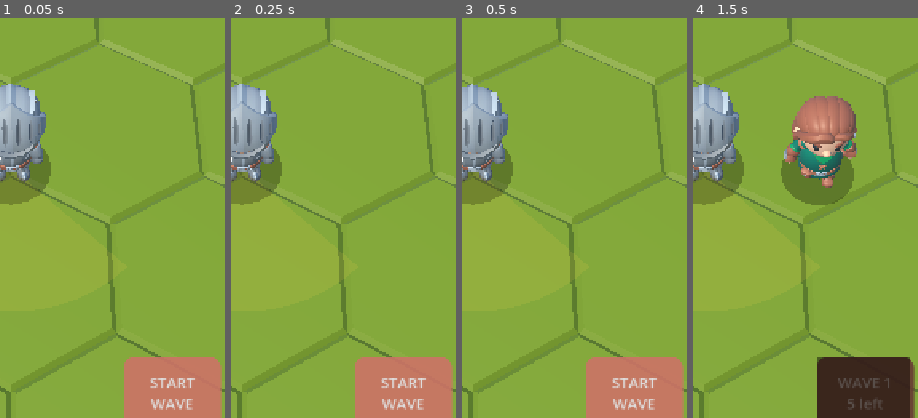
Above: before the commit, frames 1-4 (left to right).
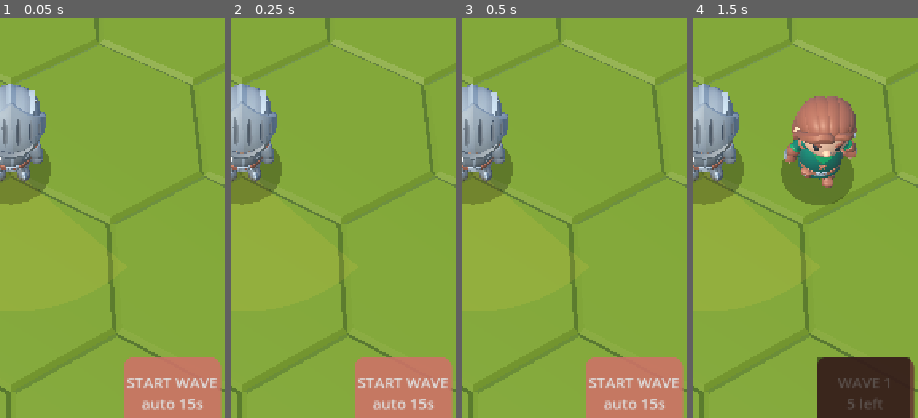
Above: after the commit, the same moments.

Repository: tembugi/town-defender
Game: Godot game, scene res://Main3D.tscn
The game is run twice, just before and just after one commit, with the same random seed, the same clock (stepped at 60 frames per second) and the same inputs.
Inputs:
- Up to frame 1 (0.05 s): no input
- Up to frame 2 (0.25 s): no input
- Up to frame 3 (0.5 s): no input
- Up to frame 4 (1.5 s): click "HIRE WORKER 25g" at 0.5 s; click "START WAVE" (after the commit: "START WAVE auto 14s") at 1.25 s
The pictures show only the part of the screen within x 48-98%, y 35-85%; the shares and areas given below are measured in that part.

The runs differ from the first frame. In frame 1, 1.1% of the frame differs, in the area x 56-97%, y 90-98%; in frame 2, 1.1%; in frame 3, 1.1%; in frame 4, nothing differs.

Commit message:
Enemy variety (3 archetypes) + 15s auto-wave
- Enemies are now data-driven by archetype: minion (grunt), runner (Skeleton_Rogue:
  fast, fragile) and brute (Skeleton_Warrior: slow, tanky, high keep damage, high
  aggro so it ignores the player and rushes the Keep). Per-wave scaling on hp/dmg.
  Waves mix types (runners from wave 2, brutes from wave 3, both rarer).
- The START WAVE button now auto-launches the next wave after 15s if the player
  doesn't, with a live 'auto Ns' countdown shown on the button.

Co-Authored-By: Claude Sonnet 4.6 <noreply@anthropic.com>

Diff:
--- a/scripts/Enemy3D.gd
+++ b/scripts/Enemy3D.gd
@@ -4,7 +4,7 @@
 # A skeleton raider. Walks to the Keep and attacks it; has HP, dies with the
 # death animation, and rewards gold. Uses the skeleton's own Rig_Medium anims.
 
-const CHAR := "res://Models/enemies/Skeleton_Minion.glb"
+const CHAR := "res://Models/enemies/Skeleton_Minion.glb"   # default model
 const CHAR_SCALE := 0.55
 const WALK_REF := 1.5
 const ATTACK_RANGE := 2.2        # vs the (large) Keep
@@ -51,8 +51,10 @@
 	reward = cfg.get("reward", 5)
 	speed = cfg.get("speed", 1.6)
 	aggro_threshold = cfg.get("aggro_threshold", 0.5)
-	model = (load(CHAR) as PackedScene).instantiate()
-	model.scale = Vector3.ONE * CHAR_SCALE
+	var char_path: String = cfg.get("model", CHAR)
+	var char_scale: float = cfg.get("scale", CHAR_SCALE)
+	model = (load(char_path) as PackedScene).instantiate()
+	model.scale = Vector3.ONE * char_scale
 	add_child(model)
 	add_child(Rig.blob_shadow())
 	Rig.make_unit_body(self)
--- a/scripts/Game3D.gd
+++ b/scripts/Game3D.gd
@@ -46,6 +46,15 @@
 const WAVE_CD := 5.0          # seconds between launching waves (can stack waves)
 const SOLDIER_COST := 30
 const NPC_SPEED := 2.1   # ~50% of the player's max speed (4.2)
+const AUTO_WAVE_TIME := 15.0   # auto-launch the next wave if not started within this
+
+# Enemy archetypes (base stats; scaled up per wave). aggro = how much hero damage
+# it takes to turn on the player (brutes largely ignore you and rush the Keep).
+const ENEMY_TYPES := {
+	"minion": {"model": "res://Models/enemies/Skeleton_Minion.glb", "scale": 0.55, "hp": 55.0, "speed": NPC_SPEED, "dmg": 6.0, "reward": 5, "aggro": 0.5},
+	"runner": {"model": "res://Models/enemies/Skeleton_Rogue.glb", "scale": 0.52, "hp": 30.0, "speed": NPC_SPEED * 1.7, "dmg": 4.0, "reward": 6, "aggro": 0.5},
+	"brute": {"model": "res://Models/enemies/Skeleton_Warrior.glb", "scale": 0.64, "hp": 145.0, "speed": NPC_SPEED * 0.62, "dmg": 16.0, "reward": 14, "aggro": 3.0},
+}
 
 var hero: Hero3D
 var cam: Camera3D
@@ -80,6 +89,7 @@
 var spawn_t := 0.0
 var enemies_alive := 0
 var wave_cd := 0.0            # cooldown before the next wave can be launched
+var prep_t := AUTO_WAVE_TIME  # countdown to auto-launching the next wave
 var hero_atk_cd := 0.0
 var game_over := false
 var _music_started := false
@@ -846,21 +856,33 @@
 	if spawn_list.is_empty():
 		spawn_t = 0.4
 	wave += 1
+	prep_t = AUTO_WAVE_TIME
+	# wave composition: runners join from wave 2, brutes from wave 3 (both rarer)
 	var count := 3 + wave * 2
 	for n in range(count):
-		spawn_list.append(_enemy_cfg(wave))
+		var roll := randf()
+		var t := "minion"
+		if wave >= 2 and roll < 0.30:
+			t = "runner"
+		elif wave >= 3 and roll > 0.82:
+			t = "brute"
+		spawn_list.append(_enemy_cfg(t, wave))
 	in_combat = true
 	wave_cd = WAVE_CD
 	lbl_wave.text = "Wave: %d/%d" % [wave, TOTAL_WAVES]
 	Sfx.play("wave", -3.0, 0.05, 1)
 
 
-func _enemy_cfg(n: int) -> Dictionary:
+func _enemy_cfg(type: String, n: int) -> Dictionary:
+	var b: Dictionary = ENEMY_TYPES[type]
 	return {
-		"hp": 55.0 + n * 14.0,     # several hits to kill (not one-shot)
-		"speed": NPC_SPEED,
-		"reward": 5 + n,
-		"dmg": 5.0 + n * 0.8,
+		"model": b["model"],
+		"scale": b["scale"],
+		"hp": float(b["hp"]) * (1.0 + 0.16 * n),   # tankier each wave
+		"speed": b["speed"],
+		"dmg": float(b["dmg"]) + n * 0.6,
+		"reward": int(b["reward"]) + n / 2,
+		"aggro_threshold": b["aggro"],
 	}
 
 
@@ -877,6 +899,13 @@
 		_gain_gold(20 + wave * 8)
 		if wave >= TOTAL_WAVES:
 			_end_game(true)
+	# auto-launch the next wave if the player dawdles past the prep window
+	if not game_over and wave < TOTAL_WAVES and wave_cd <= 0.0:
+		prep_t -= delta
+		if prep_t <= 0.0:
+			start_wave()
+	else:
+		prep_t = AUTO_WAVE_TIME
 	_refresh_wave_btn()
 
 
@@ -884,12 +913,17 @@
 	if game_over:
 		return
 	wave_cd_fill.anchor_right = clampf(wave_cd / WAVE_CD, 0.0, 1.0)
-	btn_wave.disabled = wave_cd > 0.0 or wave >= TOTAL_WAVES
+	var can_start := wave_cd <= 0.0 and wave < TOTAL_WAVES
+	btn_wave.disabled = not can_start
 	var remaining := spawn_list.size() + enemies_alive
-	if remaining > 0:
+	if can_start:
+		# enabled: show the auto-launch countdown (and current count if mid-siege)
+		var tail := "  (%d left)" % remaining if remaining > 0 else ""
+		btn_wave.text = "START WAVE\nauto %ds%s" % [int(ceil(prep_t)), tail]
+	elif remaining > 0:
 		btn_wave.text = "WAVE %d\n%d left" % [wave, remaining]
 	else:
-		btn_wave.text = "START\nWAVE"
+		btn_wave.text = "FINAL WAVE"
 
 
 func _spawn_enemy(cfg: Dictionary, pos: Vector3) -> void:
Binary file added: Models/enemies/Skeleton_Rogue.glb
Not shown, added: Models/enemies/Skeleton_Rogue.glb.import
Binary file added: Models/enemies/Skeleton_Rogue_skeleton_texture.png
Not shown, added: Models/enemies/Skeleton_Rogue_skeleton_texture.png.import
Binary file added: Models/enemies/Skeleton_Warrior.glb
Not shown, added: Models/enemies/Skeleton_Warrior.glb.import
Binary file added: Models/enemies/Skeleton_Warrior_skeleton_texture.png
Not shown, added: Models/enemies/Skeleton_Warrior_skeleton_texture.png.import
Binary file added: Models/enemies/skeleton_texture.png
Not shown, added: Models/enemies/skeleton_texture.png.import
